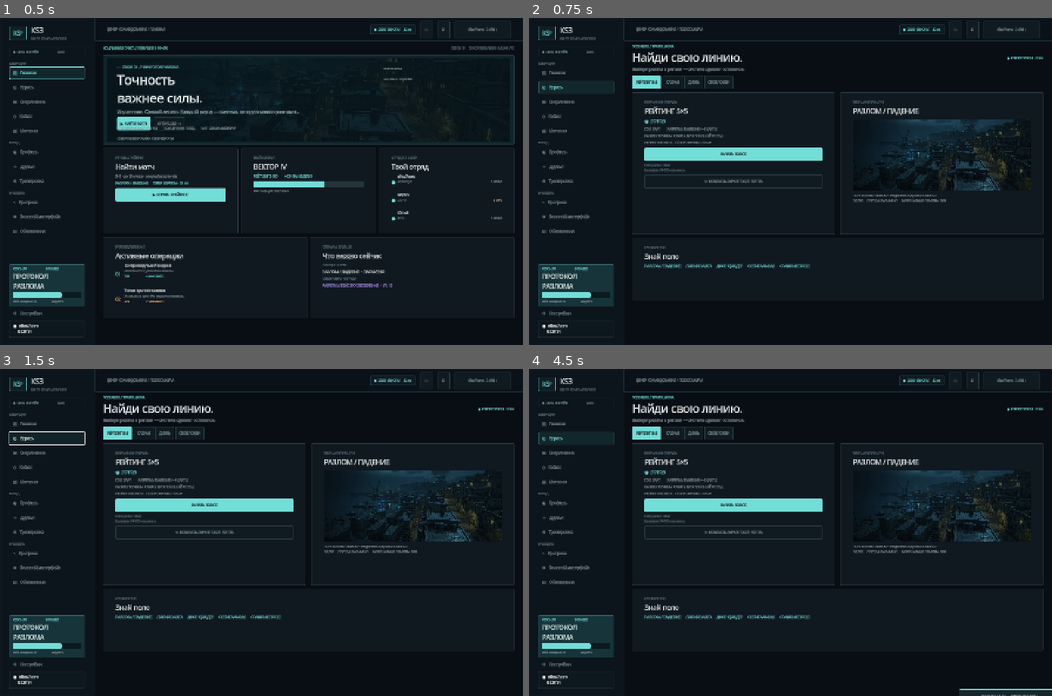
Above: before the commit, frames 1-4 (two rows, left to right).
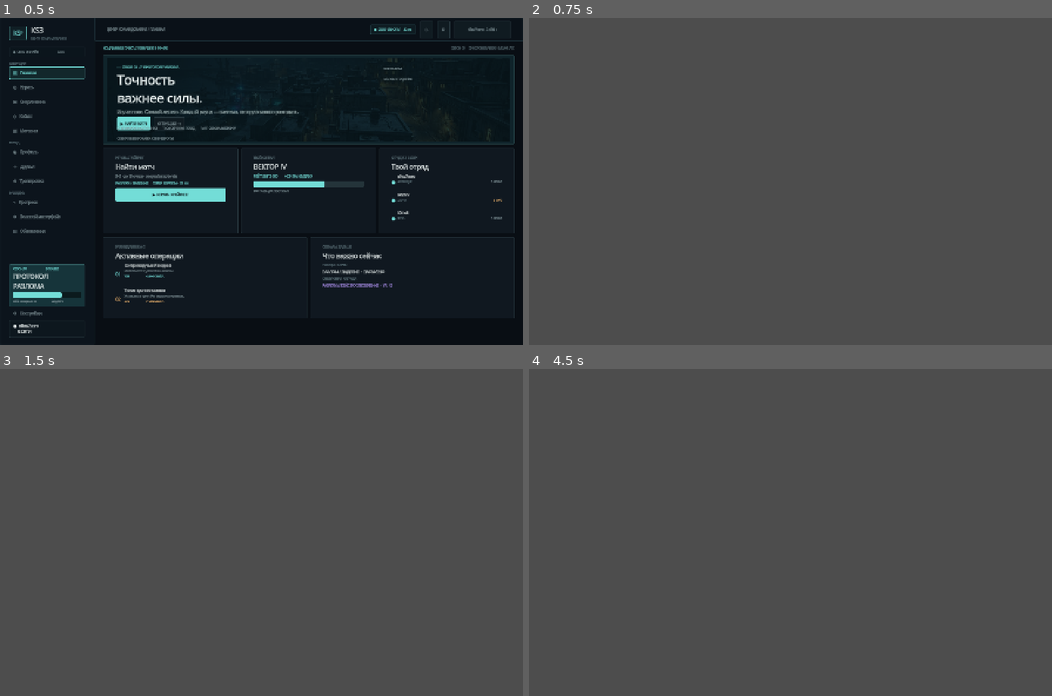
Above: after the commit, the same moments.

Repository: semenpro19999-dotcom/dh
Game: Godot game, scene res://scenes/main.tscn
The game is run twice, just before and just after one commit, with the same random seed, the same clock (stepped at 60 frames per second) and the same inputs.
Inputs (mouse positions are in pixels of both pictures, inside the frame that each line leads up to):
- Up to frame 1 (0.5 s): no input
- Up to frame 2 (0.75 s): click "▶ НАЙТИ МАТЧ" at 0.5 s
- Up to frame 3 (1.5 s): click (47, 437) at 1.25 s, where only the run before the commit has a clickable "◎ Играть"
- Up to frame 4 (4.5 s): click (576, 437) at 2 s, where only the run before the commit has a clickable "◎ Играть"; click (732, 506) at 2.75 s, where only the run before the commit has a clickable "НАЧАТЬ ПОИСК"; click (576, 424) at 3.5 s, where only the run before the commit has a clickable "▦ Главная"; click (701, 545) at 4.25 s, where only the run before the commit has a clickable "▶ ИГРАТЬ В РЕЙТИНГ"

Frame 1 is identical in both runs. In frame 2, 99% of the frame differs, in the area x 0-100%, y 0-100%; in frame 3, 99%; in frame 4, 99%.
Error after the commit: Parse Error: Cannot infer the type of "enemy_pos" variable because the value doesn't have a set type. (res://scripts/match.gd:199)

Commit message:
KS3: add playable local match scene
Co-authored-by: arena-agent <297053741+arena-agent@users.noreply.github.com>

Diff:
--- /dev/null
+++ b/scenes/match.tscn
@@ -0,0 +1,12 @@
+[gd_scene load_steps=2 format=3]
+
+[ext_resource type="Script" path="res://scripts/match.gd" id="1_match"]
+
+[node name="KS3Match" type="Control"]
+layout_mode = 3
+anchors_preset = 15
+anchor_right = 1.0
+anchor_bottom = 1.0
+grow_horizontal = 2
+grow_vertical = 2
+script = ExtResource("1_match")
--- a/scripts/main.gd
+++ b/scripts/main.gd
@@ -284,6 +284,15 @@
 		page_scroll.scroll_horizontal = 0
 		page_scroll.scroll_vertical = 0
 
+func launch_match() -> void:
+	# Смена сцены выполняется после сигнала pressed, чтобы не освобождать кнопку внутри сигнала.
+	call_deferred("_open_match_scene")
+
+func _open_match_scene() -> void:
+	var result := get_tree().change_scene_to_file("res://scenes/match.tscn")
+	if result != OK:
+		push_error("Не удалось открыть игровую сцену: %s" % result)
+
 func build_overview() -> void:
 	var intro := HBoxContainer.new()
 	intro.custom_minimum_size = Vector2(0, 18)
@@ -303,7 +312,7 @@
 	play[0].size_flags_horizontal = Control.SIZE_EXPAND_FILL
 	play[1].add_child(make_label("5×5 · до 13 очков · овертайм включён", 9, C_MUTED))
 	play[1].add_child(make_label("РАЗЛОМ / ПАДЕНИЕ     СЕВЕР ЕВРОПЫ · 32 мс", 9, C_CYAN))
-	play[1].add_child(ui_button("▶  ИГРАТЬ В РЕЙТИНГ", Callable(func() -> void: show_page("matchmaking")), true))
+	play[1].add_child(ui_button("▶  ИГРАТЬ В РЕЙТИНГ", Callable(launch_match), true))
 	quick.add_child(play[0])
 
 	var rank := make_card("ТВОЙ СИГНАЛ", "ВЕКТОР IV", 135)
@@ -371,7 +380,7 @@
 	copy.add_child(make_label("Изучи поле. Сломай линию. Каждый раунд — система, которую можно разгадать.", 12, Color("#A5B8B8")))
 	var actions := HBoxContainer.new()
 	actions.add_theme_constant_override("separation", 10)
-	actions.add_child(ui_button("▶  НАЙТИ МАТЧ", Callable(func() -> void: show_page("matchmaking")), true))
+	actions.add_child(ui_button("▶  НАЙТИ МАТЧ", Callable(launch_match), true))
 	actions.add_child(ui_button("ОПЕРАЦИИ  →", Callable(func() -> void: show_page("training")), false))
 	copy.add_child(actions)
 	var side := make_label("СБОРКА 0.9.4\n\nРАЗЛОМ / ПАДЕНИЕ", 8, C_MUTED)
@@ -398,7 +407,7 @@
 	search[1].add_child(make_label("ПУЛ КАРТ        РАЗЛОМ / ПАДЕНИЕ + 4 КАРТЫ", 9, C_MUTED))
 	search[1].add_child(make_label("РАЗМЕР ГРУППЫ  СОЛО / ДУО / ПОЛНЫЙ ОТРЯД", 9, C_MUTED))
 	search[1].add_child(make_label("РЕГИОН СЕРВЕРА   СЕВЕР ЕВРОПЫ · 32 мс", 9, C_MUTED))
-	var queue_button := ui_button("НАЧАТЬ ПОИСК", Callable(toggle_queue), true)
+	var queue_button := ui_button("НАЧАТЬ ПОИСК", Callable(launch_match), true)
 	queue_button.name = "QueueButton"
 	queue_button.add_to_group("queue_button")
 	search[1].add_child(queue_button)
@@ -569,7 +578,7 @@
 	progress.add_theme_stylebox_override("fill", panel_style(C_CYAN, C_CYAN))
 	hero[1].add_child(progress)
 	hero[1].add_child(make_label("ОСТАЛОСЬ 183 ОЧКА\nОдна чистая победа приблизит тебя к Вектору V.", 10, C_MUTED))
-	hero[1].add_child(ui_button("В ОЧЕРЕДЬ РЕЙТИНГА  →", Callable(func() -> void: show_page("matchmaking")), true))
+	hero[1].add_child(ui_button("В ОЧЕРЕДЬ РЕЙТИНГА  →", Callable(launch_match), true))
 	page_host.add_child(hero[0])
 	var ladder := make_card("ЛЕСТНИЦА РАНГОВ // 06", "Подъём", 180)
 	ladder[0].size_flags_horizontal = Control.SIZE_EXPAND_FILL
--- /dev/null
+++ b/scripts/match.gd
@@ -0,0 +1,256 @@
+extends Control
+## Нативный игровой экран KS3: маленький, но реально запускаемый tactical slice.
+## WASD — движение, мышь — прицел, левая кнопка — огонь, Esc — выход в меню.
+
+const C_BG := Color("#070C12")
+const C_ARENA := Color("#0C1820")
+const C_GRID := Color("#1B3038")
+const C_LINE := Color("#31585C")
+const C_TEXT := Color("#ECF3F2")
+const C_MUTED := Color("#82959A")
+const C_CYAN := Color("#73DDD7")
+const C_AMBER := Color("#F1B66E")
+const C_RED := Color("#EF7773")
+const C_GREEN := Color("#72C58D")
+
+var player := Vector2(0.18, 0.52)
+var enemies: Array = [Vector2(0.72, 0.30), Vector2(0.82, 0.66), Vector2(0.58, 0.48)]
+var tracers: Array = []
+var round_time := 115.0
+var fire_cooldown := 0.0
+var status_time := 3.0
+var ammo := 30
+var health := 100
+var objective_progress := 0.0
+
+var timer_label: Label
+var ammo_label: Label
+var objective_label: Label
+var status_label: Label
+
+func _ready() -> void:
+	get_window().min_size = Vector2i(800, 500)
+	build_hud()
+	queue_redraw()
+
+func _process(delta: float) -> void:
+	var movement := Vector2.ZERO
+	if Input.is_key_pressed(KEY_W):
+		movement.y -= 1.0
+	if Input.is_key_pressed(KEY_S):
+		movement.y += 1.0
+	if Input.is_key_pressed(KEY_A):
+		movement.x -= 1.0
+	if Input.is_key_pressed(KEY_D):
+		movement.x += 1.0
+	if movement.length_squared() > 0.0:
+		player += movement.normalized() * 0.28 * delta
+	player.x = clampf(player.x, 0.05, 0.95)
+	player.y = clampf(player.y, 0.12, 0.88)
+
+	fire_cooldown = maxf(fire_cooldown - delta, 0.0)
+	if Input.is_mouse_button_pressed(MOUSE_BUTTON_LEFT) and fire_cooldown <= 0.0:
+		fire_weapon()
+
+	var active_tracers: Array = []
+	for tracer in tracers:
+		tracer["ttl"] = float(tracer["ttl"]) - delta
+		if tracer["ttl"] > 0.0:
+			active_tracers.append(tracer)
+	tracers = active_tracers
+
+	round_time = maxf(round_time - delta, 0.0)
+	status_time = maxf(status_time - delta, 0.0)
+	if round_time <= 0.0:
+		status_label.text = "ВРЕМЯ ВЫШЛО // РАУНД ЗАВЕРШЁН"
+		status_label.visible = true
+	elif status_time <= 0.0:
+		status_label.visible = false
+
+	update_hud()
+	queue_redraw()
+
+func _unhandled_input(event: InputEvent) -> void:
+	if event is InputEventKey and event.pressed and not event.echo and event.keycode == KEY_ESCAPE:
+		exit_to_menu()
+
+func fire_weapon() -> void:
+	fire_cooldown = 0.16
+	ammo -= 1
+	if ammo <= 0:
+		ammo = 30
+		status_label.text = "ПЕРЕЗАРЯДКА // МАГАЗИН ПОЛОН"
+		status_label.visible = true
+		status_time = 1.0
+	var start := player_screen_position()
+	var target := get_global_mouse_position()
+	tracers.append({"start": start, "end": target, "ttl": 0.08})
+
+func player_screen_position() -> Vector2:
+	var arena := arena_rect()
+	return arena.position + player * arena.size
+
+func arena_rect() -> Rect2:
+	var margin_x := clampf(size.x * 0.045, 24.0, 72.0)
+	var top := 84.0
+	var bottom := 86.0
+	return Rect2(margin_x, top, maxf(size.x - margin_x * 2.0, 1.0), maxf(size.y - top - bottom, 1.0))
+
+func update_hud() -> void:
+	var minutes := floori(round_time / 60.0)
+	var seconds := int(round_time) % 60
+	timer_label.text = "%02d:%02d" % [minutes, seconds]
+	ammo_label.text = "%02d / 90   FEN-9" % ammo
+	objective_label.text = "ДОСТАВИТЬ КЛЮЧ     %02d%%" % int(objective_progress * 100.0)
+
+func build_hud() -> void:
+	var top := PanelContainer.new()
+	top.anchor_right = 1.0
+	top.offset_left = 24.0
+	top.offset_top = 16.0
+	top.offset_right = -24.0
+	top.offset_bottom = 72.0
+	top.add_theme_stylebox_override("panel", panel_style(Color("#0B151C"), C_LINE))
+	add_child(top)
+	var top_margin := MarginContainer.new()
+	top_margin.add_theme_constant_override("margin_left", 16)
+	top_margin.add_theme_constant_override("margin_right", 12)
+	top_margin.add_theme_constant_override("margin_top", 8)
+	top_margin.add_theme_constant_override("margin_bottom", 8)
+	top.add_child(top_margin)
+	var top_row := HBoxContainer.new()
+	top_row.add_theme_constant_override("separation", 14)
+	top_margin.add_child(top_row)
+	var match_copy := VBoxContainer.new()
+	match_copy.size_flags_horizontal = Control.SIZE_EXPAND_FILL
+	match_copy.add_child(make_label("РАУНД 01 // АТАКА", 12, C_CYAN))
+	match_copy.add_child(make_label("СЕКТОР ГЕЛИКС · ДОСТАВЬ КЛЮЧ В ЯЧЕЙКУ РАЗЛОМА", 8, C_MUTED))
+	top_row.add_child(match_copy)
+	timer_label = make_label("01:55", 18, C_TEXT)
+	timer_label.horizontal_alignment = HORIZONTAL_ALIGNMENT_RIGHT
+	top_row.add_child(timer_label)
+	top_row.add_child(make_label("●  СЕВЕР ЕВРОПЫ · 32 мс", 8, C_CYAN))
+	var exit_button := ui_button("ВЫЙТИ В МЕНЮ", Callable(exit_to_menu), false)
+	top_row.add_child(exit_button)
+
+	var bottom := PanelContainer.new()
+	bottom.anchor_top = 1.0
+	bottom.anchor_right = 1.0
+	bottom.anchor_bottom = 1.0
+	bottom.offset_left = 24.0
+	bottom.offset_top = -70.0
+	bottom.offset_right = -24.0
+	bottom.offset_bottom = -16.0
+	bottom.add_theme_stylebox_override("panel", panel_style(Color("#0B151C"), C_LINE))
+	add_child(bottom)
+	var bottom_margin := MarginContainer.new()
+	bottom_margin.add_theme_constant_override("margin_left", 16)
+	bottom_margin.add_theme_constant_override("margin_right", 16)
+	bottom_margin.add_theme_constant_override("margin_top", 8)
+	bottom_margin.add_theme_constant_override("margin_bottom", 8)
+	bottom.add_child(bottom_margin)
+	var bottom_row := HBoxContainer.new()
+	bottom_row.add_theme_constant_override("separation", 18)
+	bottom_margin.add_child(bottom_row)
+	var controls := make_label("W A S D  ДВИЖЕНИЕ     ЛКМ  ОГОНЬ     ESC  МЕНЮ", 8, C_MUTED)
+	controls.size_flags_horizontal = Control.SIZE_EXPAND_FILL
+	bottom_row.add_child(controls)
+	objective_label = make_label("ДОСТАВИТЬ КЛЮЧ     00%", 9, C_AMBER)
+	bottom_row.add_child(objective_label)
+	bottom_row.add_child(make_label("100 ЗДОРОВЬЯ", 9, C_GREEN))
+	ammo_label = make_label("30 / 90   FEN-9", 10, C_TEXT)
+	bottom_row.add_child(ammo_label)
+
+	status_label = make_label("МАТЧ ЗАПУЩЕН // СИСТЕМА ГОТОВА", 14, C_CYAN)
+	status_label.anchor_left = 0.5
+	status_label.anchor_right = 0.5
+	status_label.anchor_top = 0.5
+	status_label.anchor_bottom = 0.5
+	status_label.offset_left = -190.0
+	status_label.offset_right = 190.0
+	status_label.offset_top = -20.0
+	status_label.offset_bottom = 20.0
+	status_label.horizontal_alignment = HORIZONTAL_ALIGNMENT_CENTER
+	status_label.vertical_alignment = VERTICAL_ALIGNMENT_CENTER
+	status_label.add_theme_stylebox_override("normal", panel_style(Color("#102A2D"), C_CYAN))
+	status_label.z_index = 5
+	add_child(status_label)
+
+func _draw() -> void:
+	draw_rect(Rect2(Vector2.ZERO, size), C_BG)
+	var arena := arena_rect()
+	draw_rect(arena, C_ARENA)
+	for column in range(1, 13):
+		var x := arena.position.x + arena.size.x * float(column) / 13.0
+		draw_line(Vector2(x, arena.position.y), Vector2(x, arena.end.y), C_GRID, 1.0)
+	for row in range(1, 8):
+		var y := arena.position.y + arena.size.y * float(row) / 9.0
+		draw_line(Vector2(arena.position.x, y), Vector2(arena.end.x, y), C_GRID, 1.0)
+
+	var site := Rect2(arena.position + Vector2(arena.size.x * 0.72, arena.size.y * 0.20), Vector2(arena.size.x * 0.18, arena.size.y * 0.28))
+	draw_rect(site, Color(0.10, 0.36, 0.37, 0.42), true)
+	draw_rect(site, C_CYAN, false, 2.0)
+	var cover_a := Rect2(arena.position + Vector2(arena.size.x * 0.31, arena.size.y * 0.18), Vector2(arena.size.x * 0.19, 18.0))
+	var cover_b := Rect2(arena.position + Vector2(arena.size.x * 0.42, arena.size.y * 0.68), Vector2(arena.size.x * 0.23, 18.0))
+	draw_rect(cover_a, Color("#243B42"), true)
+	draw_rect(cover_b, Color("#243B42"), true)
+
+	for enemy in enemies:
+		var enemy_pos := arena.position + enemy * arena.size
+		draw_circle(enemy_pos, 13.0, Color(0.55, 0.18, 0.20, 0.9))
+		draw_circle(enemy_pos, 6.0, C_RED)
+		draw_line(enemy_pos + Vector2(-18, 20), enemy_pos + Vector2(18, 20), C_RED, 2.0)
+
+	var player_pos := player_screen_position()
+	var aim := (get_global_mouse_position() - player_pos).normalized()
+	if aim.length_squared() < 0.01:
+		aim = Vector2.RIGHT
+	draw_circle(player_pos, 16.0, Color(0.12, 0.45, 0.46, 0.65))
+	draw_circle(player_pos, 9.0, C_CYAN)
+	draw_line(player_pos, player_pos + aim * 32.0, C_TEXT, 3.0)
+	draw_circle(player_pos + aim * 40.0, 3.0, C_TEXT)
+
+	for tracer in tracers:
+		draw_line(tracer["start"], tracer["end"], C_AMBER, 2.0)
+
+func exit_to_menu() -> void:
+	call_deferred("_return_to_menu")
+
+func _return_to_menu() -> void:
+	get_tree().change_scene_to_file("res://scenes/main.tscn")
+
+func make_label(text: String, font_size: int, color: Color) -> Label:
+	var label := Label.new()
+	label.text = text
+	label.add_theme_font_size_override("font_size", font_size)
+	label.add_theme_color_override("font_color", color)
+	label.autowrap_mode = TextServer.AUTOWRAP_OFF
+	return label
+
+func ui_button(text: String, callback: Callable, accent: bool) -> Button:
+	var button := Button.new()
+	button.text = text
+	button.custom_minimum_size = Vector2(0, 34)
+	button.add_theme_font_size_override("font_size", 9)
+	button.add_theme_color_override("font_color", C_BG if accent else C_MUTED)
+	button.add_theme_color_override("font_hover_color", C_BG if accent else C_CYAN)
+	button.add_theme_stylebox_override("normal", panel_style(C_CYAN if accent else Color("#101B21"), C_CYAN if accent else C_LINE))
+	button.add_theme_stylebox_override("hover", panel_style(Color("#9AF0EA") if accent else Color("#152A30"), C_CYAN))
+	if callback.is_valid():
+		button.pressed.connect(callback)
+	return button
+
+func panel_style(fill: Color, border: Color) -> StyleBoxFlat:
+	var style := StyleBoxFlat.new()
+	style.bg_color = fill
+	style.border_color = border
+	style.set_border_width_all(1)
+	style.content_margin_left = 10
+	style.content_margin_right = 10
+	style.content_margin_top = 8
+	style.content_margin_bottom = 8
+	return style
+
+func _notification(what: int) -> void:
+	if what == NOTIFICATION_WM_CLOSE_REQUEST:
+		get_tree().quit()
Not shown, changed: README.md
Not shown, changed: docs/UI_LAYOUT.md
